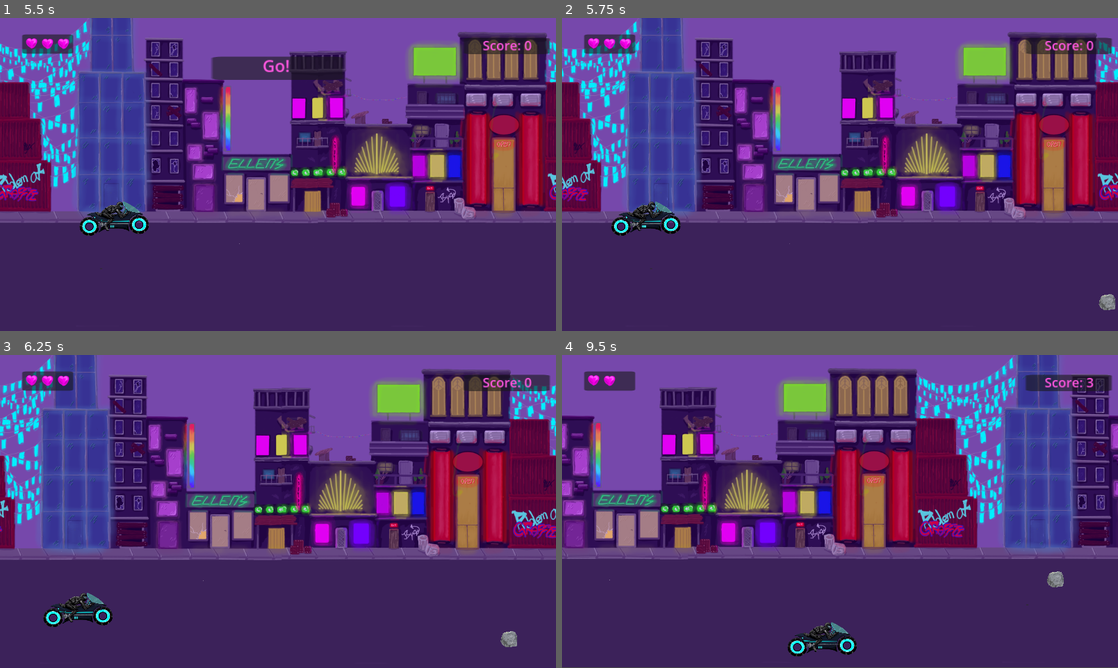
Above: before the commit, frames 1-4 (two rows, left to right).
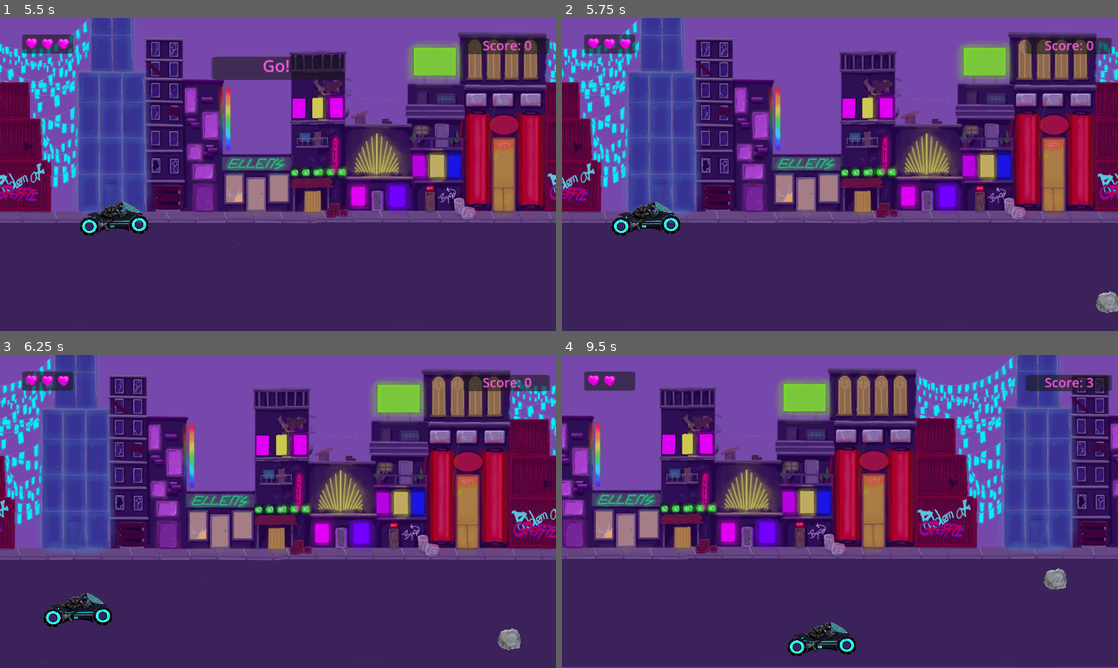
Above: after the commit, the same moments.

Repository: zino212/godot-game-creation
Game: Godot game, scene res://main.tscn
The game is run twice, just before and just after one commit, with the same random seed, the same clock (stepped at 60 frames per second) and the same inputs.
Inputs:
- Up to frame 1 (5.5 s): click "Start Game" at 0.5 s; hold Right (move_right) 1.28-2.03 s; hold Down (move_down) 2.03-2.78 s; hold Right (move_right) 2.78-3.53 s; hold Up (move_up) 3.53-4.28 s; hold Left (move_left) from 4.28 s (still down)
- Up to frame 2 (5.75 s): keep holding Left (move_left)
- Up to frame 3 (6.25 s): release Left (move_left) at 5.78 s; hold Down (move_down) from 5.78 s (still down)
- Up to frame 4 (9.5 s): release Down (move_down) at 6.53 s; hold Right (move_right) 6.53-7.28 s; hold Up (move_up) 7.28-8.03 s; hold Right (move_right) 8.03-8.78 s; hold Down (move_down) from 8.78 s (still down)

Frame 1 is identical in both runs. In frame 2, 0.2% of the frame differs, in the area x 96-100%, y 87-95%; in frame 3, 0.2%; in frame 4, 2.7%, in the area x 0-100%, y 0-100%.

Commit message:
Small improvements

Diff:
--- a/Scenes/item.tscn
+++ b/Scenes/item.tscn
@@ -11,7 +11,7 @@
 [sub_resource type="CircleShape2D" id="CircleShape2D_onqv1"]
 radius = 17.0
 
-[node name="Item" type="RigidBody2D"]
+[node name="Item" type="RigidBody2D" groups=["objects"]]
 collision_mask = 0
 mass = 0.01
 gravity_scale = 0.0
--- a/Scenes/lane.tscn
+++ /dev/null
@@ -1,3 +0,0 @@
-[gd_scene format=3 uid="uid://dm1t01jqxpv6n"]
-
-[node name="Lane" type="Node2D"]
--- a/Scenes/obstacle.tscn
+++ b/Scenes/obstacle.tscn
@@ -1,42 +1,26 @@
-[gd_scene load_steps=6 format=3 uid="uid://cvkqywnnb18xr"]
+[gd_scene load_steps=4 format=3 uid="uid://cjelumg6hyc8k"]
 
-[ext_resource type="Texture2D" uid="uid://np4rkbfliyye" path="res://Images/boulder.png" id="1_qq8gg"]
-[ext_resource type="Script" path="res://obstacle.gd" id="1_r6qfe"]
-[ext_resource type="Texture2D" uid="uid://bjqlh33vmlh60" path="res://Images/boulder_mirrored.png" id="3_ctq2w"]
+[ext_resource type="Script" path="res://Scripts/obstacle.gd" id="1_4yp35"]
+[ext_resource type="Texture2D" uid="uid://np4rkbfliyye" path="res://Images/boulder.png" id="1_wno41"]
 
-[sub_resource type="SpriteFrames" id="SpriteFrames_t61hq"]
-animations = [{
-"frames": [{
-"duration": 1.0,
-"texture": ExtResource("1_qq8gg")
-}, {
-"duration": 1.0,
-"texture": ExtResource("3_ctq2w")
-}],
-"loop": true,
-"name": &"default",
-"speed": 5.0
-}]
+[sub_resource type="CircleShape2D" id="CircleShape2D_cpwlf"]
+radius = 39.945
 
-[sub_resource type="RectangleShape2D" id="RectangleShape2D_ycql3"]
-size = Vector2(35, 35)
-
-[node name="Obstacle" type="RigidBody2D" groups=["obstacles"]]
+[node name="Obstacle" type="RigidBody2D" groups=["objects", "obstacles"]]
 collision_mask = 0
 mass = 0.01
 gravity_scale = 0.0
 linear_damp_mode = 1
-script = ExtResource("1_r6qfe")
-metadata/_edit_group_ = true
+script = ExtResource("1_4yp35")
 
-[node name="AnimatedSprite2D" type="AnimatedSprite2D" parent="."]
+[node name="Sprite2D" type="Sprite2D" parent="."]
 rotation = 3.14159
-scale = Vector2(0.0742188, 0.0771484)
-sprite_frames = SubResource("SpriteFrames_t61hq")
+scale = Vector2(0.1, 0.1)
+texture = ExtResource("1_wno41")
 
 [node name="CollisionShape2D" type="CollisionShape2D" parent="."]
-position = Vector2(0.5, 0.5)
-shape = SubResource("RectangleShape2D_ycql3")
+scale = Vector2(0.6, 0.6)
+shape = SubResource("CircleShape2D_cpwlf")
 
 [node name="VisibleOnScreenNotifier2D" type="VisibleOnScreenNotifier2D" parent="."]
 
--- a/main.gd
+++ b/main.gd
@@ -38,8 +38,7 @@
 	$ObstacleTimer.wait_time = 3
 	$ItemTimer.wait_time = 10
 
-	get_tree().call_group("obstacles", "queue_free")
-	get_tree().call_group("items", "queue_free")
+	get_tree().call_group("objects", "queue_free")
 
 	$HUD.update_score(score)
 	$HUD.update_lives(lives)
@@ -71,7 +70,7 @@
 func spawn_obstacle():
 	var obstacle = obstacle_scene.instantiate()
 
-	var obstacle_spawn_location = get_node("ObstaclePath/ObstacleSpawnLocation")
+	var obstacle_spawn_location = get_node("ObjectPath/ObjectSpawnLocation")
 	obstacle_spawn_location.progress_ratio = randf()
 
 	var direction = obstacle_spawn_location.rotation + PI / 2
@@ -151,8 +150,7 @@
 	add_child(explosion)
 	$Camera2D.shake(.3,50,7)
 
-	get_tree().call_group("obstacles", "queue_free")
-	get_tree().call_group("items", "queue_free")
+	get_tree().call_group("objects", "queue_free")
 
 	$HUD.show_game_over()
 	$Player.hide()
@@ -161,7 +159,7 @@
 func _on_item_timer_timeout():
 	var item = item_scene.instantiate()
 
-	var item_spawn_location = get_node("ObstaclePath/ObstacleSpawnLocation")
+	var item_spawn_location = get_node("ObjectPath/ObjectSpawnLocation")
 	item_spawn_location.progress_ratio = randf()
 
 	var direction = item_spawn_location.rotation + PI / 2
--- a/main.tscn
+++ b/main.tscn
@@ -107,10 +107,10 @@
 [node name="ObstacleTimer" type="Timer" parent="."]
 wait_time = 3.0
 
-[node name="ObstaclePath" type="Path2D" parent="."]
+[node name="ObjectPath" type="Path2D" parent="."]
 curve = SubResource("Curve2D_lkqsk")
 
-[node name="ObstacleSpawnLocation" type="PathFollow2D" parent="ObstaclePath"]
+[node name="ObjectSpawnLocation" type="PathFollow2D" parent="ObjectPath"]
 position = Vector2(1152, 408)
 rotation = 1.5708
 
